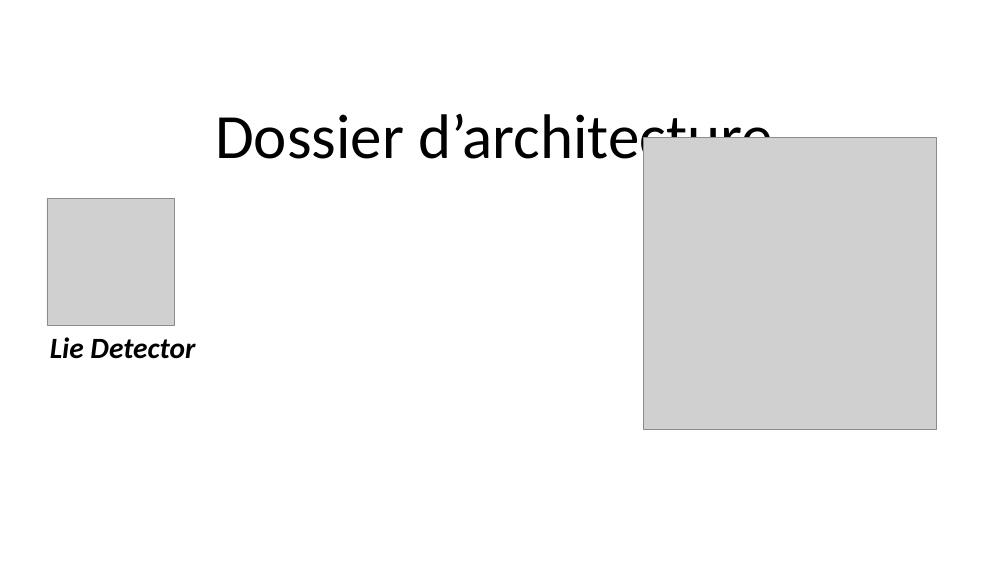
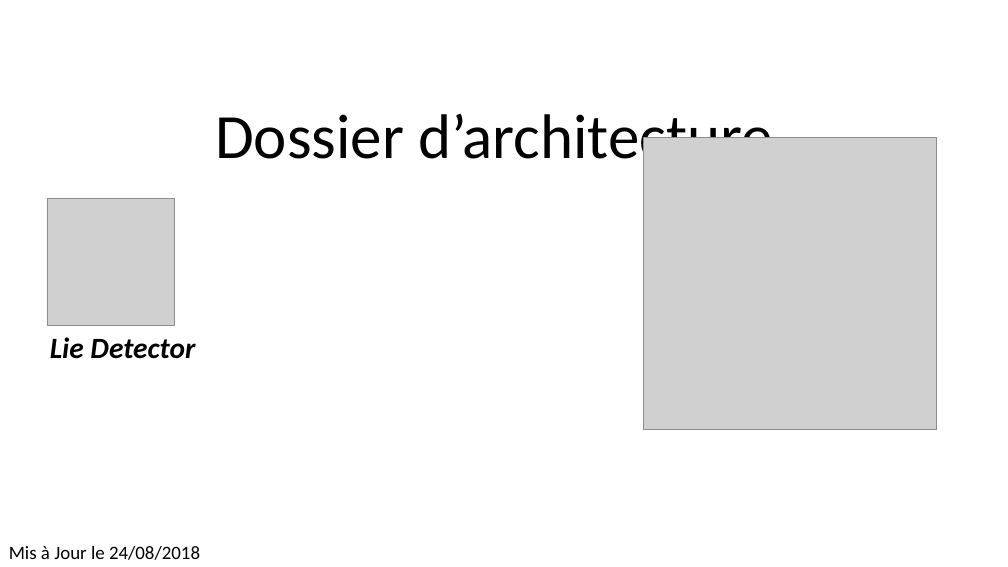
Before and after one commit to chaudois/LieDetectorMicrosoft, a slide deck: slide 1 of Architecture.pptx. Drawn at 1008x567 pixels with LibreOffice and Linux fonts; fonts in the diff are those of the drawing; grey boxes stand for pictures. Boxes give left, top, right and bottom in pixels: in the first picture for what was removed or moved away, otherwise in the second. Text is boxed around its words. In the diff, an @@ line names an element or a change of style, - is before the commit and + after.

```diff
--- a/Architecture.pptx
+++ b/Architecture.pptx
@@ text added at (9, 546, 200, 560), 18 pt, text #000000 @@
+Mis à Jour le 24/08/2018
```
Also in this commit, not shown: 2 other slides changed, 4 slides added, 2 slides removed, 9 other files.
